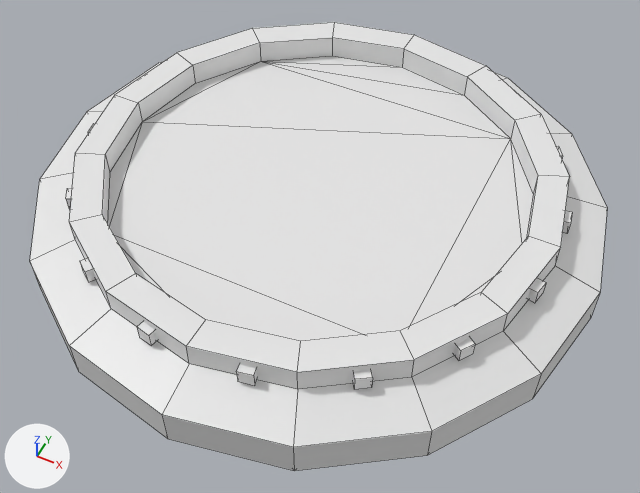
The OBJ model mccore/src/main/resources/assets/ivv/objmodels/parts/gunmount.obj as it was, and as the next commit left it.
Before and after are seen from a 50 mm camera at (1.12, -2.23, 2.63) aimed at (0.07, -0.14, 0.01). The lights are fixed; the arrows at lower left show +X, +Y and +Z. Mesh edges are drawn as thin lines. Materials are left out; every surface is plain grey. Where no turn or scale is listed for an object, it has been applied to the vertices. Vertices at the same position are counted once.
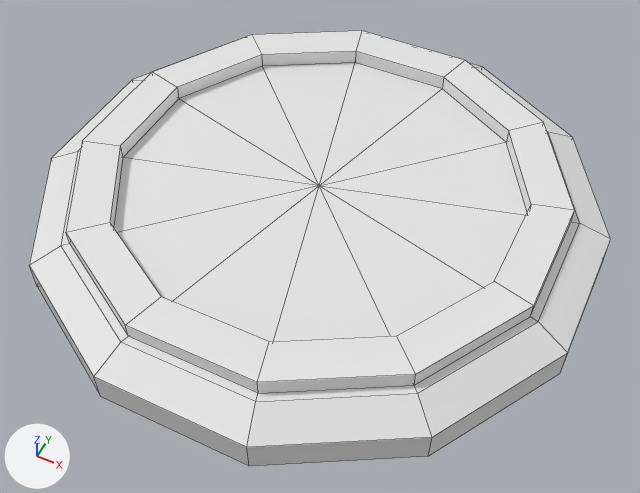
Edits to the scene script, one JSON object a line:
```json
{"block": "me_cylinder", "where": "# used by ob_cylinder; location = (0.0, 0.0, 0.0)"}
{"op": "remove", "block": "me_cylinder", "code": "me_cylinder.from_pydata(...)  # 224 vertices, 202 faces; spans x -1.12..1.12, y -1.12..1.12, z -0.01..0.3"}
{"op": "add", "block": "me_cylinder", "code": "me_cylinder.from_pydata(...)  # 86 vertices, 84 faces; spans x -1.09..1.09, y -1.09..1.09, z 0.0..0.25"}
{"block": "me_cylinder", "change": "me_cylinder part 1: the loose piece of 96 vertices spanning x -1.12..1.12, y -1.12..1.12, z -0.01..0.3 is rebuilt with 38 vertices and now spans x -1.09..1.09, y -1.09..1.09, z 0.0..0.19"}
{"block": "me_cylinder", "change": "me_cylinder part 2: a new loose piece of 48 vertices spanning x -0.94..0.94, y -0.94..0.94, z 0.19..0.25"}
{"block": "me_cylinder", "change": "me_cylinder part 3: 16 loose pieces with 128 vertices, spanning x -0.95..0.95, y -0.95..0.95, z 0.21..0.27, are deleted"}
```

Where the change shows, as pixel boxes [x1, y1, x2, y2] in the pictures (640 x 493 px):
```json
{"object": "Cylinder", "change": "reshaped", "before": [30, 22, 607, 471], "after": [29, 31, 611, 466]}
{"part": 1, "of": "me_cylinder", "change": "rebuilt", "before": [30, 22, 607, 471], "after": [29, 63, 611, 466], "on screen": "10% shorter"}
{"part": 2, "of": "me_cylinder", "change": "added", "after": [66, 31, 575, 393]}
{"part": 3, "of": "me_cylinder", "change": "deleted", "before": [66, 123, 572, 389]}
```
